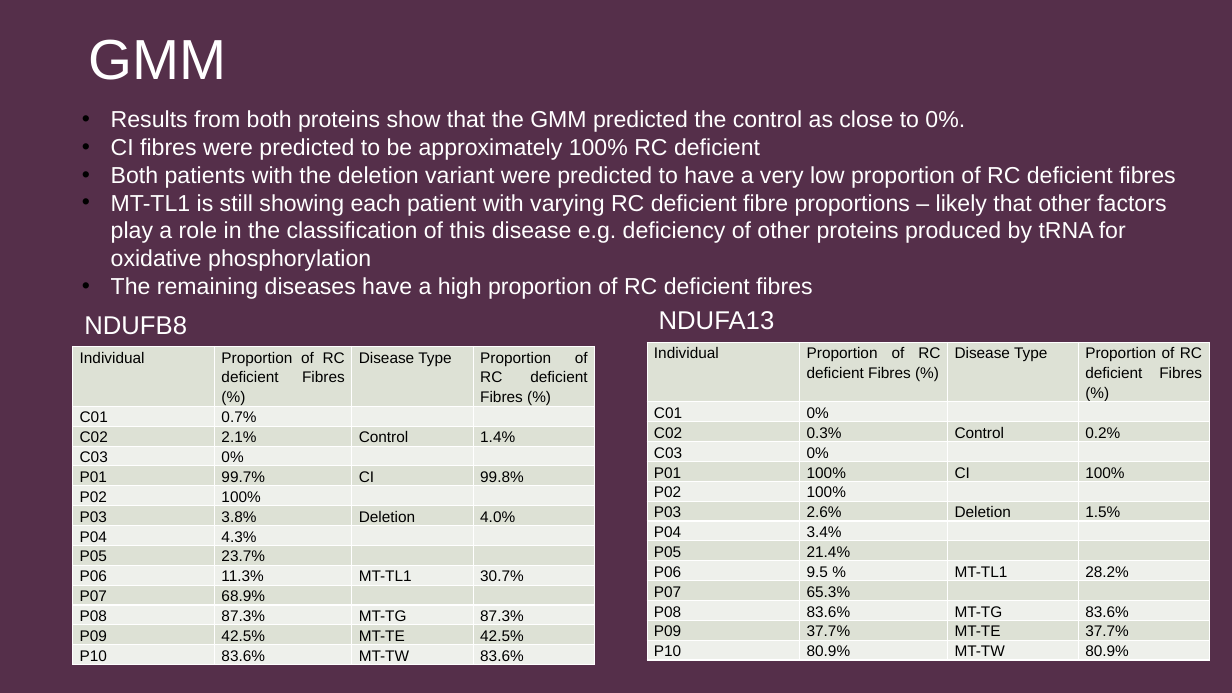
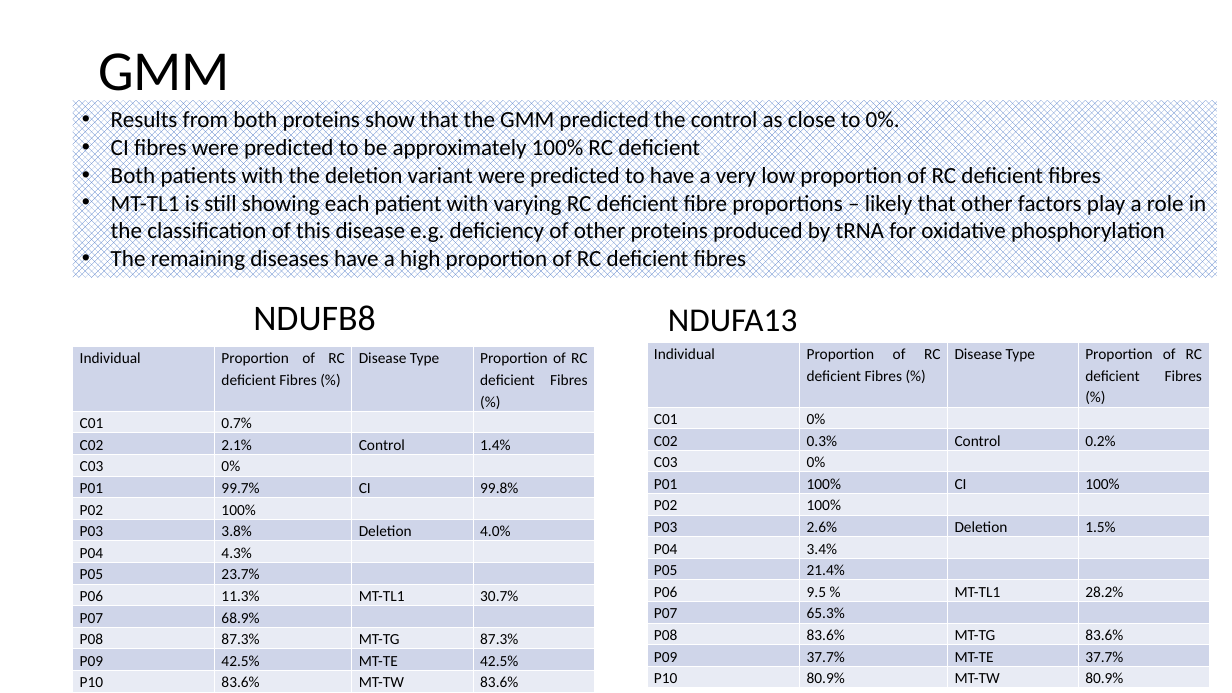
Before and after one commit to FNgongo/Classification_of_fibres_from_the_mitochondrial_disease_dataset_using_clustering_techniques, a slide deck: slide 7 of Dissertation27:Aug/Presentation Diss.pptx. Drawn at 1232x693 pixels with LibreOffice and Linux fonts; fonts in the diff are those of the drawing. Boxes give left, top, right and bottom in pixels: in the first picture for what was removed or moved away, otherwise in the second. Text is boxed around its words. In the diff, an @@ line names an element or a change of style, - is before the commit and + after.

```diff
--- a/Dissertation27:Aug/Presentation Diss.pptx
+++ b/Dissertation27:Aug/Presentation Diss.pptx
@@ background #3B2134 to #FFFFFF @@
@@ rectangle removed at [0, 0, 1232, 693] @@
@@ title "GMM" at [98, 53, 230, 103]: font Arial to Calibri, text colour #FFFFFF to #000000; line spacing 0.88 to 0.9; vertical alignment top to middle @@
@@ rectangle "Results from both proteins show ...": place and size @@
-rectangle "Results from both proteins show ..." at [111, 110, 1175, 299]
+rectangle "Results from both proteins show ..." at [73, 101, 1217, 278]
@@ rectangle "Results from both proteins show ..." at [73, 101, 1217, 278]: font Arial to Calibri, text colour #FFFFFF to #000000; fill none to pattern #4472C4 on #FFFFFF @@
@@ text "NDUFB8": place and size @@
-text "NDUFB8" at [84, 316, 187, 335]
+text "NDUFB8" at [253, 305, 375, 331]
@@ text "NDUFB8" at [253, 305, 375, 331]: size 20 to 28 pt, font Arial to Calibri, text colour #FFFFFF to #000000; line spacing 1.2 to 0.9 @@
@@ text "NDUFA13" at [668, 309, 798, 332]: size 20 to 25.9 pt, font Arial to Calibri, text colour #FFFFFF to #000000; line spacing 1.2 to 0.9 @@
@@ table at [73, 347, 594, 691] @@
@@ fill #DDE1D5 to #CFD5EA in 28 cells @@
@@ fill #EFF1EB to #E9EBF5 in 28 cells @@
@@ font Arial to Calibri @@
@@ table at [647, 342, 1210, 687] @@
@@ fill #DDE1D5 to #CFD5EA in 28 cells @@
@@ fill #EFF1EB to #E9EBF5 in 28 cells @@
@@ font Arial to Calibri @@
```
Also in this commit, not shown: 7 other slides changed, 1 slide added, 1 other file.
